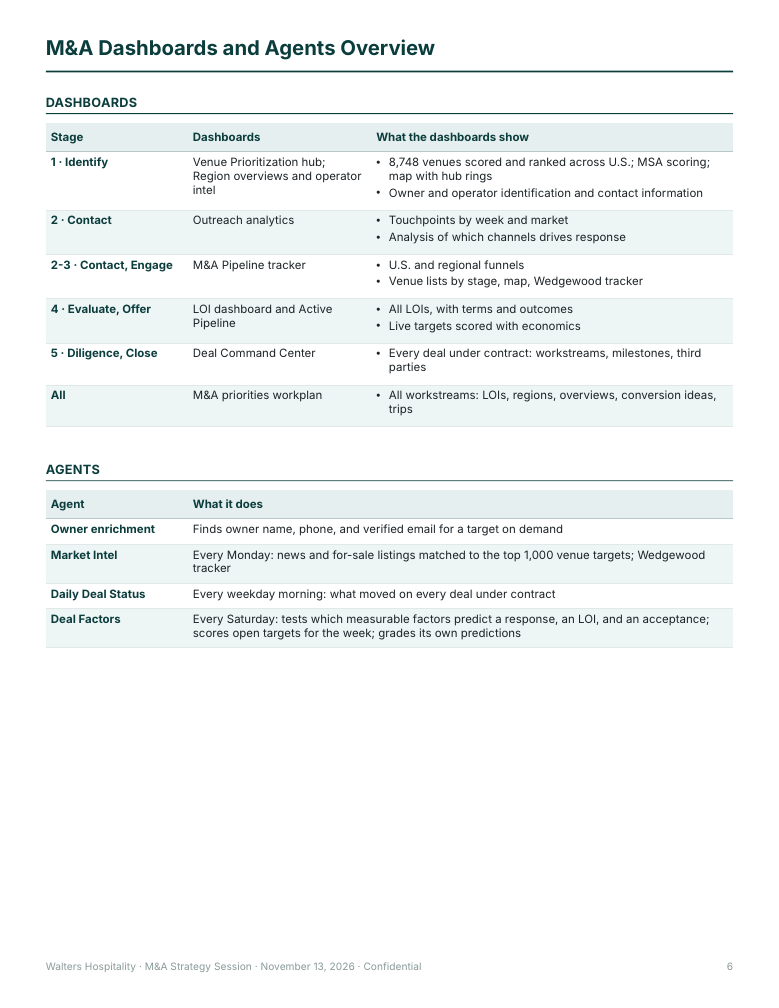
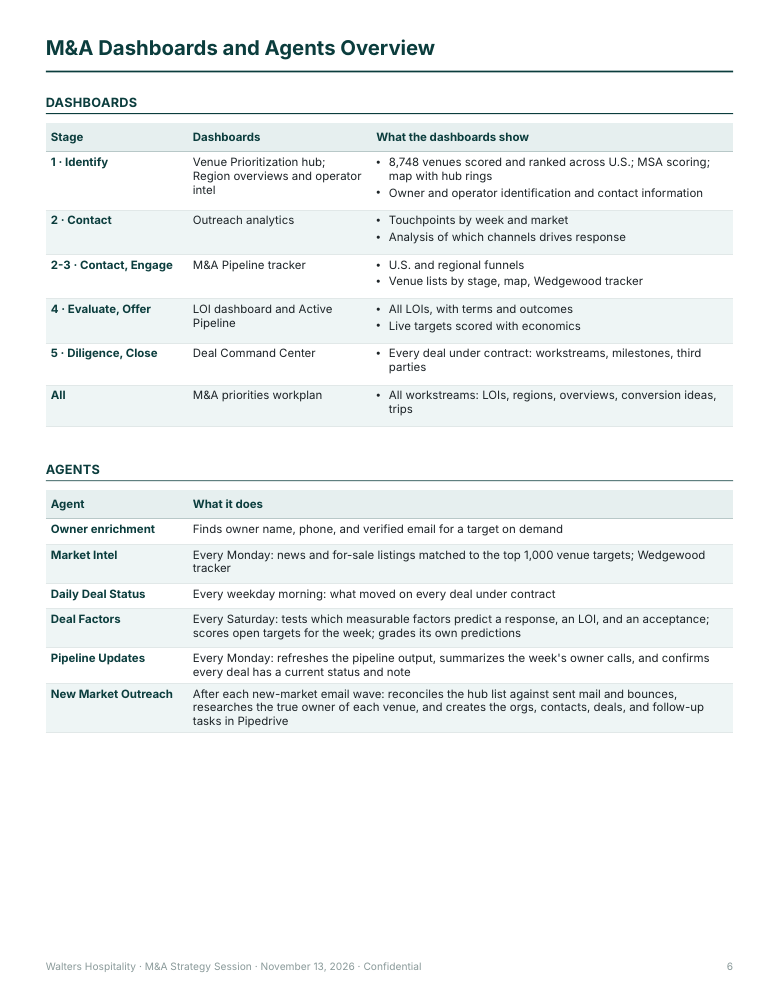
Before and after one commit to cateerturkuner/Claude, a slide deck: slide 6 of strategy-packet/MA-Strategy-Session_Packet_v15.pptx. Drawn at 779x1008 pixels with LibreOffice and Linux fonts; fonts in the diff are those of the drawing. Boxes give left, top, right and bottom in pixels: in the first picture for what was removed or moved away, otherwise in the second. Text is boxed around its words. In the diff, an @@ line names an element or a change of style, - is before the commit and + after.

```diff
--- a/strategy-packet/MA-Strategy-Session_Packet_v15.pptx
+++ b/strategy-packet/MA-Strategy-Session_Packet_v15.pptx
@@ table at (x1=46, y1=490, x2=733, y2=732) @@
+row 6: Pipeline Updates | Every Monday: refreshes the pipeline output, summarizes the week's owner calls, and confirms every deal has a current status and note
+row 7: New Market Outreach | After each new-market email wave: reconciles the hub list against sent mail and bounces, researches the true owner of each venue, and creates the orgs, contacts, deals, and follow-up tasks in Pipedrive
```
Also in this commit, not shown: 1 other slide changed.
